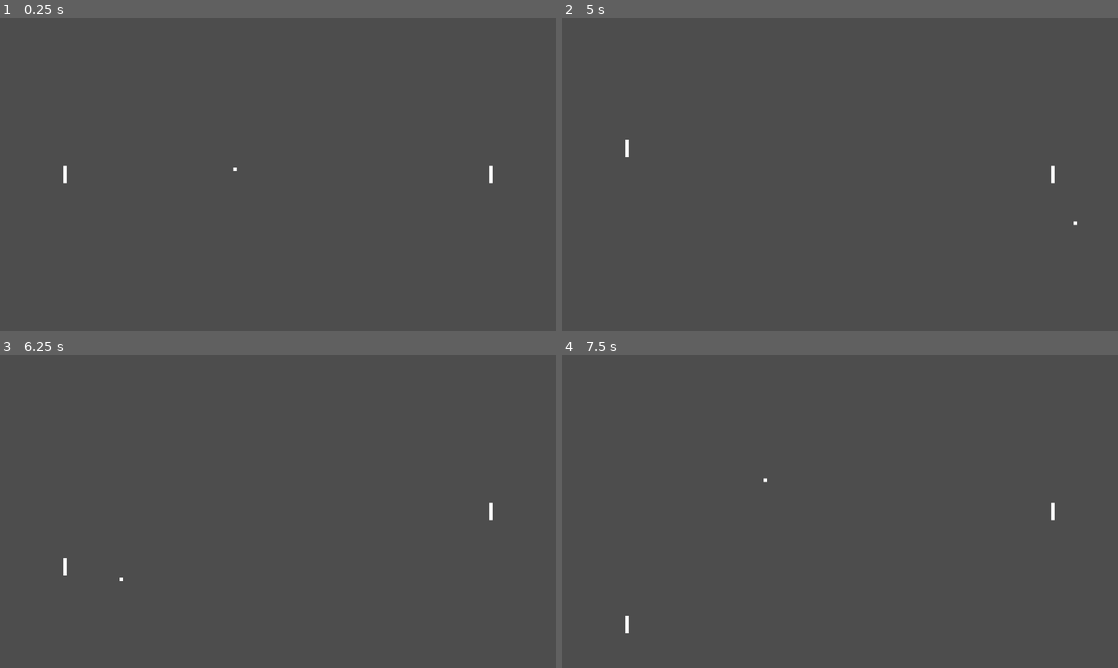
Above: before the commit, frames 1-4 (two rows, left to right).
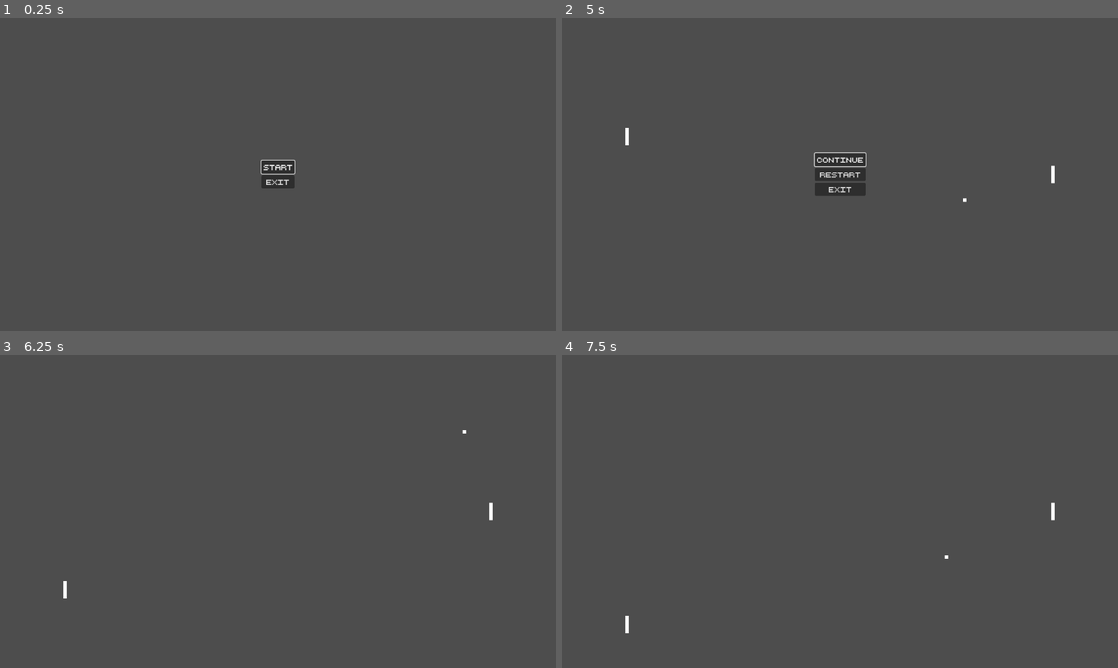
Above: after the commit, the same moments.

Repository: Alexander-Jordan/pong-godot
Game: Godot game, scene res://Scenes/Levels/menu.tscn
The game is run twice, just before and just after one commit, with the same random seed, the same clock (stepped at 60 frames per second) and the same inputs. Before the commit the project starts from res://Scenes/Levels/main.tscn.
Inputs (mouse positions are in pixels of both pictures, inside the frame that each line leads up to):
- Up to frame 1 (0.25 s): no input
- Up to frame 2 (5 s): click (840, 168) at 0.5 s, where only the run after the commit has a clickable "Start"; tap Enter at 1.25 s; hold W (up) 1.28-2.03 s; hold S (down) 2.03-2.78 s; hold W (up) 2.78-4.28 s; hold S (down) from 4.28 s (still down); tap Escape (ui_cancel) at 4.9 s
- Up to frame 3 (6.25 s): release S (down) at 5 s; click (278, 511) at 5 s, where only the run after the commit has a clickable "Restart"; hold S (down) from 5.78 s (still down)
- Up to frame 4 (7.5 s): tap Space at 7.25 s; release S (down) at 7.28 s; hold W (up) from 7.28 s (still down)

The runs differ from the first frame. In frame 1, 0.6% of the frame differs, in the area x 11-89%, y 45-55%; in frame 2, 1.2%, in the area x 11-93%, y 35-67%; in frame 3, less than 0.1%; in frame 4, less than 0.1%.

Commit message:
Fully functioning pause menu

Diff:
--- /dev/null
+++ b/Scenes/Levels/PauseMenu.gd
@@ -0,0 +1,8 @@
+extends Control
+
+func _on_game_manager_pause_game():
+	$VBoxContainer/ContinueButton.grab_focus()
+	visible = true
+
+func _on_game_manager_unpause_game():
+	visible = false
--- a/Scenes/Levels/main.tscn
+++ b/Scenes/Levels/main.tscn
@@ -1,13 +1,20 @@
-[gd_scene load_steps=4 format=3 uid="uid://dx2uq41jaw7oh"]
+[gd_scene load_steps=7 format=3 uid="uid://dx2uq41jaw7oh"]
 
 [ext_resource type="PackedScene" uid="uid://c873ut5ta8aqv" path="res://Scenes/racket.tscn" id="1_7675b"]
+[ext_resource type="Script" path="res://Scripts/game_manager.gd" id="1_a0ske"]
 [ext_resource type="PackedScene" uid="uid://b0xnq3tvsx7u1" path="res://Scenes/ball.tscn" id="2_cvkbu"]
+[ext_resource type="Script" path="res://Scenes/Levels/PauseMenu.gd" id="4_0l7bo"]
+[ext_resource type="FontFile" uid="uid://dsj5f3rf4iutd" path="res://Assets/retro_computer_personal_use.ttf" id="4_uptps"]
 
 [sub_resource type="SegmentShape2D" id="SegmentShape2D_br5sk"]
 a = Vector2(-640, 0)
 b = Vector2(640, 0)
 
 [node name="Main" type="Node2D"]
+
+[node name="GameManager" type="Node2D" parent="."]
+process_mode = 3
+script = ExtResource("1_a0ske")
 
 [node name="Racket" parent="." instance=ExtResource("1_7675b")]
 position = Vector2(150, 360)
@@ -31,3 +38,49 @@
 
 [node name="CollisionShape2D" type="CollisionShape2D" parent="StaticBody2D2"]
 shape = SubResource("SegmentShape2D_br5sk")
+
+[node name="PauseMenu" type="Control" parent="."]
+process_mode = 2
+visible = false
+layout_mode = 3
+anchors_preset = 0
+offset_right = 1280.0
+offset_bottom = 720.0
+script = ExtResource("4_0l7bo")
+
+[node name="VBoxContainer" type="VBoxContainer" parent="PauseMenu"]
+layout_mode = 1
+anchors_preset = 8
+anchor_left = 0.5
+anchor_top = 0.5
+anchor_right = 0.5
+anchor_bottom = 0.5
+offset_left = -32.5
+offset_top = -33.0
+offset_right = 32.5
+offset_bottom = 33.0
+grow_horizontal = 2
+grow_vertical = 2
+
+[node name="ContinueButton" type="Button" parent="PauseMenu/VBoxContainer"]
+layout_mode = 2
+focus_neighbor_top = NodePath("../ExitButton")
+theme_override_fonts/font = ExtResource("4_uptps")
+text = "Continue"
+
+[node name="RestartButton" type="Button" parent="PauseMenu/VBoxContainer"]
+layout_mode = 2
+theme_override_fonts/font = ExtResource("4_uptps")
+text = "Restart"
+
+[node name="ExitButton" type="Button" parent="PauseMenu/VBoxContainer"]
+layout_mode = 2
+focus_neighbor_bottom = NodePath("../ContinueButton")
+theme_override_fonts/font = ExtResource("4_uptps")
+text = "Exit"
+
+[connection signal="pause_game" from="GameManager" to="PauseMenu" method="_on_game_manager_pause_game"]
+[connection signal="unpause_game" from="GameManager" to="PauseMenu" method="_on_game_manager_unpause_game"]
+[connection signal="pressed" from="PauseMenu/VBoxContainer/ContinueButton" to="GameManager" method="_on_continue_button_pressed"]
+[connection signal="pressed" from="PauseMenu/VBoxContainer/RestartButton" to="GameManager" method="_on_restart_button_pressed"]
+[connection signal="pressed" from="PauseMenu/VBoxContainer/ExitButton" to="GameManager" method="_on_exit_button_pressed"]
--- /dev/null
+++ b/Scripts/game_manager.gd
@@ -0,0 +1,29 @@
+extends Node2D
+class_name GameManager
+
+signal pause_game
+signal unpause_game
+
+func toggle_pause():
+	var paused = !get_tree().paused
+	get_tree().paused = paused
+
+	if paused:
+		pause_game.emit()
+	else:
+		unpause_game.emit()
+
+func _process(_delta):
+	if Input.is_action_just_pressed("ui_cancel"):
+		toggle_pause()
+
+func _on_continue_button_pressed():
+	toggle_pause()
+
+func _on_restart_button_pressed():
+	toggle_pause()
+	get_tree().change_scene_to_file("res://Scenes/Levels/main.tscn")
+
+func _on_exit_button_pressed():
+	toggle_pause()
+	get_tree().change_scene_to_file("res://Scenes/Levels/menu.tscn")
--- a/project.godot
+++ b/project.godot
@@ -11,7 +11,7 @@
 [application]
 
 config/name="Pong"
-run/main_scene="res://Scenes/Levels/main.tscn"
+run/main_scene="res://Scenes/Levels/menu.tscn"
 config/features=PackedStringArray("4.1", "Forward Plus")
 
 [display]
